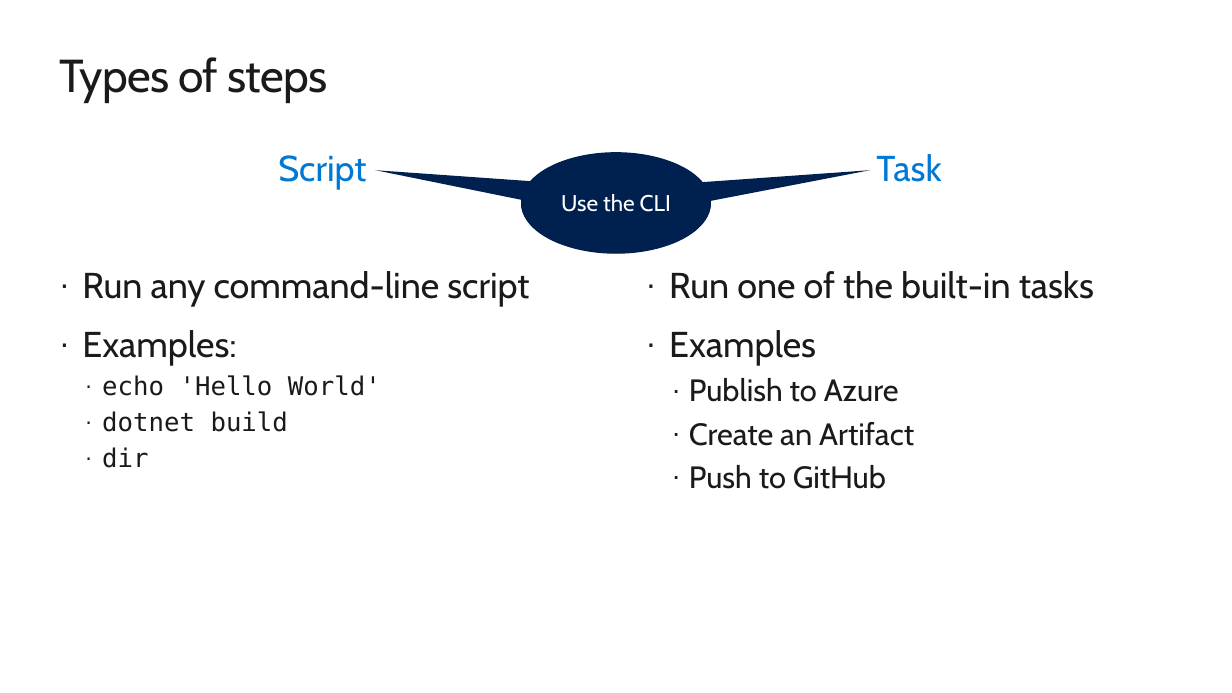
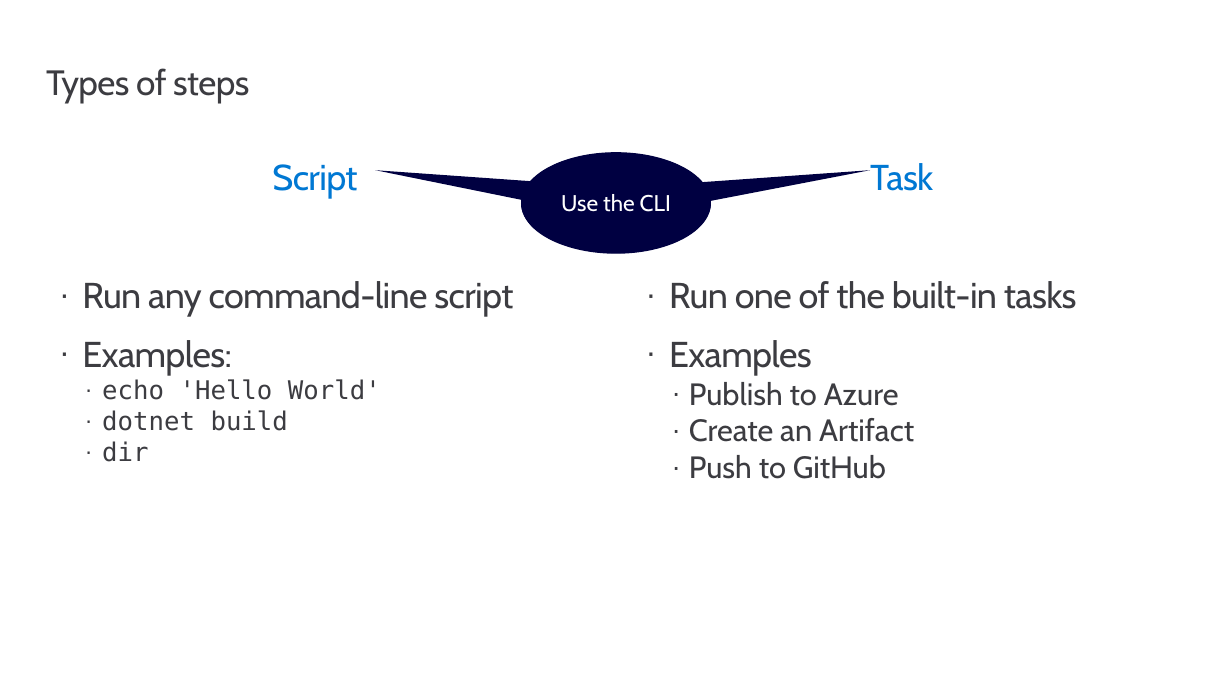
Before and after one commit to msusdev/Azure-pipelines-with-GitHub, a slide deck: slide 41 of Presentations/Introduction to Azure Pipelines/Introduction to Azure Pipelines.pptx (slide 42 before the commit). Drawn at 1232x693 pixels with LibreOffice and Linux fonts; fonts in the diff are those of the drawing; background and template pictures are left out. Boxes give left, top, right and bottom in pixels: in the first picture for what was removed or moved away, otherwise in the second. Text is boxed around its words. In the diff, an @@ line names an element or a change of style, - is before the commit and + after.

```diff
--- a/Presentations/Introduction to Azure Pipelines/Introduction to Azure Pipelines.pptx
+++ b/Presentations/Introduction to Azure Pipelines/Introduction to Azure Pipelines.pptx
@@ title "Types of steps": place and size @@
-title "Types of steps" at bbox=[59, 57, 327, 103]
+title "Types of steps" at bbox=[46, 68, 249, 104]
@@ title "Types of steps" at bbox=[46, 68, 249, 104]: size 36 to 27.4 pt, text colour #1A1A1A to #3C3C41; line spacing 1 to 0.9 @@
@@ text "Script" at bbox=[82, 164, 513, 462]: text colour #0078D4 to #0078D3 in "Script"; letter spacing 0 to -0.5 pt in "Script", "Run any command-line script", "Examples:"; text colour #1A1A1A to #3C3C41; bullet colour #1A1A1A to #3C3C41; less space between paragraphs @@
@@ text "Task" at bbox=[669, 163, 1077, 479]: text colour #0078D4 to #0078D3 in "Task"; letter spacing 0 to -0.5 pt in "Task", "Run one of the built-in tasks", "Examples"; text colour #1A1A1A to #3C3C41; bullet colour #1A1A1A to #3C3C41; less space between paragraphs @@
@@ speech bubble "Use the CLI" at bbox=[521, 152, 712, 253]: fill #002050 to #000041 @@
@@ speech bubble at bbox=[521, 152, 712, 253]: fill #002050 to #000041 @@
```
Also in this commit, not shown: 6 other slides changed, 6 slides added.
